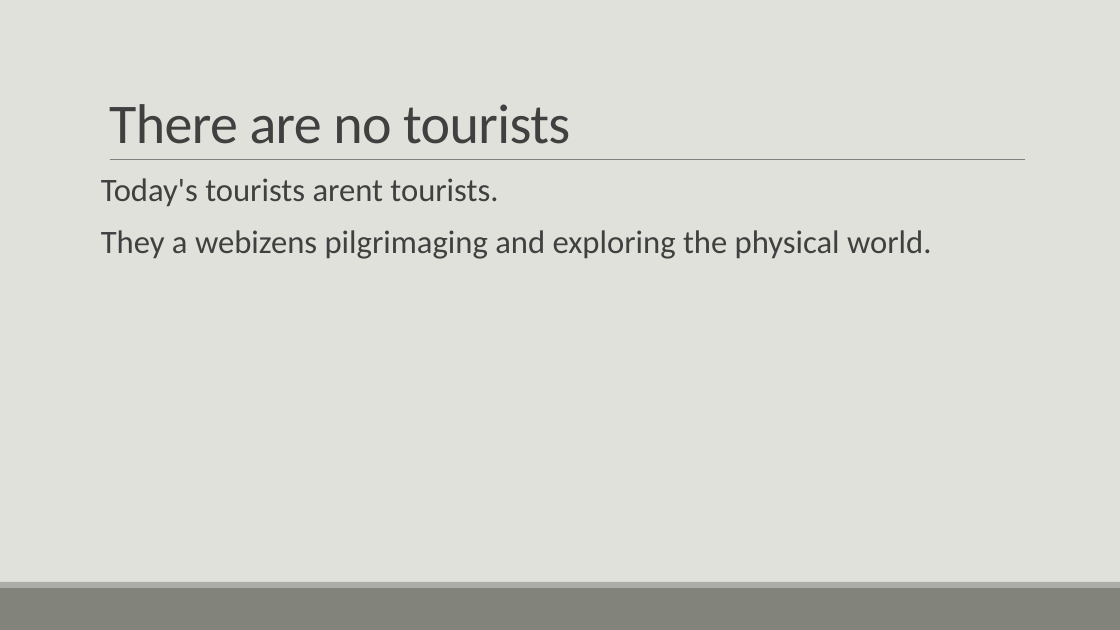
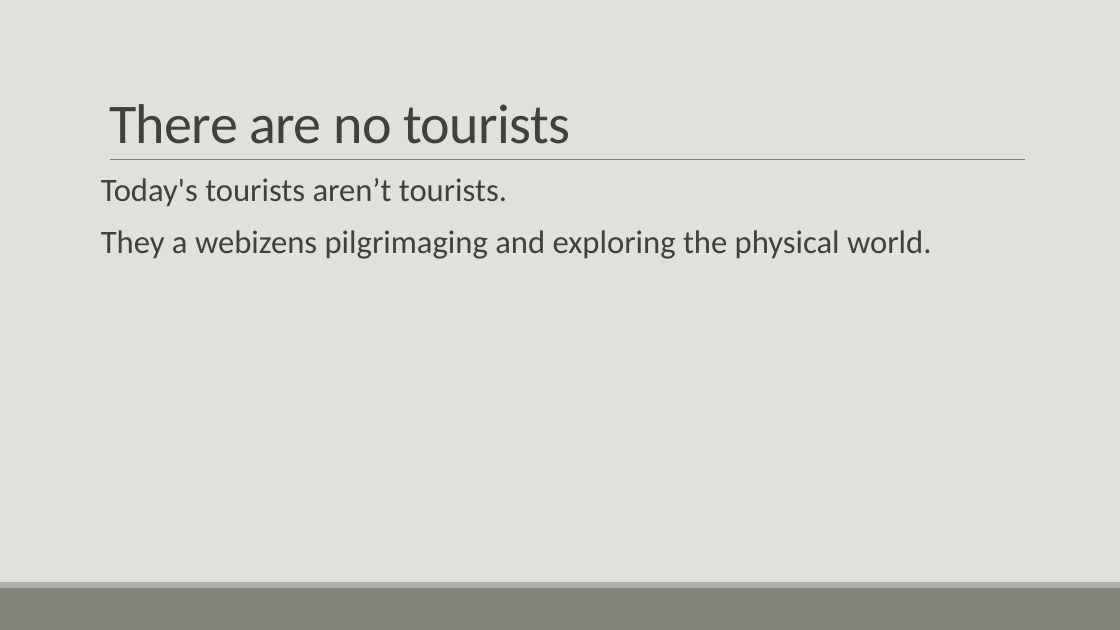
Before and after one commit to smart-arosa/smart-arosa, a slide deck: slide 2 of beacon.pptx. Drawn at 1120x630 pixels with LibreOffice and Linux fonts; fonts in the diff are those of the drawing. Boxes give left, top, right and bottom in pixels: in the first picture for what was removed or moved away, otherwise in the second. Text is boxed around its words. In the diff, an @@ line names an element or a change of style, - is before the commit and + after.

```diff
--- a/beacon.pptx
+++ b/beacon.pptx
@@ text at (101, 178, 507, 207): text changed @@
-Today's tourists arent tourists.
+Today's tourists aren’t tourists.
```
Also in this commit, not shown: 3 other slides changed.
